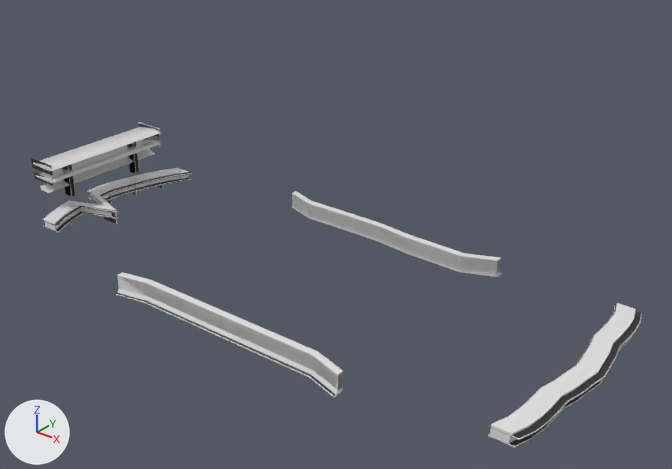
One commit to the glTF model veiculos/sketchfab/pecas/besouro/besouro_pecas.glb: the scene before it, then after it.
The view is the same before and after, from a 50 mm camera at (3.12, -3.69, 2.87) aimed at (0.15, 0.02, 0.57). Every picture has the same lights, and +X, +Y and +Z are marked at lower left. The older version comes first.

The scene before the commit, as lines of its bpy script (objects in view):
```python
me_bumper_front__lip = bpy.data.meshes.new('bumper_front__lip')
me_bumper_front__lip.from_pydata(...)  # 212 vertices, 420 faces; spans x 1.561..1.807, y -0.676..0.676, z 0.322..0.33
# faces by material slot: [304, 116]
me_bumper_front__lip.materials.append(mat_pintura)  # white #e7e7e7
me_bumper_front__lip.materials.append(mat_chassi)  # black #2c2c2d
me_saia__esportiva = bpy.data.meshes.new('saia__esportiva')
me_saia__esportiva.from_pydata(...)  # 612 vertices, 1208 faces; spans x -0.81..0.81, y -0.82..0.8, z 0.21..0.33
# faces by material slot: [1072, 136]
me_saia__esportiva.materials.append(mat_pintura)  # white #e7e7e7
me_saia__esportiva.materials.append(mat_chassi)  # black #2c2c2d
me_spoiler__medio = bpy.data.meshes.new('spoiler__medio')
me_spoiler__medio.from_pydata(...)  # 284 vertices, 546 faces; spans x -2.019..-1.81, y -0.463..0.467, z 0.345..0.552
# faces by material slot: [508, 38]
me_spoiler__medio.materials.append(mat_pintura)  # white #e7e7e7
me_spoiler__medio.materials.append(mat_chassi)  # black #2c2c2d
ob_bumper_front__lip = bpy.data.objects.new('bumper_front__lip', me_bumper_front__lip)
ob_bumper_front__lip.location = (0.0, 0.0, 0.0)
ob_saia__esportiva = bpy.data.objects.new('saia__esportiva', me_saia__esportiva)
ob_saia__esportiva.location = (0.0, 0.0, 0.0)
ob_spoiler__medio = bpy.data.objects.new('spoiler__medio', me_spoiler__medio)
ob_spoiler__medio.location = (0.0, 0.0, 0.0)
# also in view: 'spoiler__labio' at (-1.92, 0.0, 0.45); 'bumper_front__esportivo' at (1.68, 0.0, 0.31); 'saia__lisa' at (0.0, -0.01, 0.28); 'bumper_rear__esportivo' at (-1.75, 0.0, 0.27); 'spoiler__alto' at (-1.92, 0.0, 0.5)
```
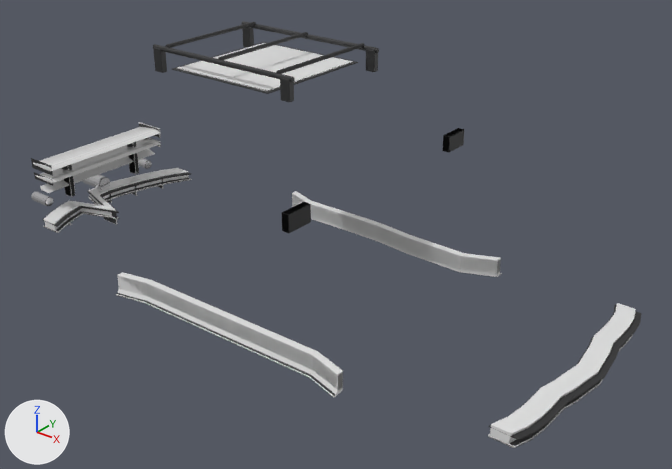
Changed parts and their boxes [x1, y1, x2, y2] in the pictures (672 x 469 px):
```json
{"object": "teto__solar", "change": "added", "after": [172, 42, 358, 94], "faces in mat_vidro (white #e7e7e7)": [177, 43, 352, 91], "faces in mat_chassi (black #2c2c2d)": [172, 42, 358, 94]}
{"object": "teto__bagageiro", "change": "added", "after": [153, 21, 379, 102], "on screen": "black"}
{"object": "retrovisor__preto", "change": "added", "after": [282, 128, 464, 233]}
{"object": "escapamento__duplo", "change": "added", "after": [31, 158, 152, 206], "faces in mat_cromo (white #e7e7ea)": [31, 158, 152, 206]}
{"object": "escapamento__central", "change": "added", "after": [82, 175, 110, 190], "faces in mat_cromo (white #e7e7ea)": [82, 175, 110, 189]}
```

The change, as JSON lines over the scene's bpy script:
```json
{"op": "add", "block": "mat_vidro", "code": ["mat_vidro = principled_material('vidro')", "mat_vidro.base_color = (0.8, 0.8, 0.8)  # white #e7e7e7", "mat_vidro.roughness = 0.35"]}
{"op": "add", "block": "mat_cromo", "code": ["mat_cromo = principled_material('cromo')", "mat_cromo.base_color = (0.8, 0.8, 0.82)  # white #e7e7ea", "mat_cromo.metallic = 1.0", "mat_cromo.roughness = 0.15"]}
{"op": "add", "block": "me_teto__solar", "code": ["me_teto__solar = bpy.data.meshes.new('teto__solar')", "me_teto__solar.from_pydata(...)  # 112 vertices, 216 faces; spans x -0.681..0.031, y -0.372..0.372, z 1.463..1.472", "# faces by material slot: [204, 12]", "me_teto__solar.materials.append(mat_chassi)  # black #2c2c2d", "me_teto__solar.materials.append(mat_vidro)  # white #e7e7e7"]}
{"op": "add", "block": "me_teto__bagageiro", "code": ["me_teto__bagageiro = bpy.data.meshes.new('teto__bagageiro')", "me_teto__bagageiro.from_pydata(...)  # 524 vertices, 1012 faces; spans x -0.83..0.18, y -0.369..0.369, z 1.425..1.588", "me_teto__bagageiro.materials.append(mat_chassi)  # black #2c2c2d"]}
{"op": "add", "block": "me_retrovisor__preto", "code": ["me_retrovisor__preto = bpy.data.meshes.new('retrovisor__preto')", "me_retrovisor__preto.from_pydata(...)  # 112 vertices, 216 faces; spans x 0.46..0.51, y -0.77..0.77, z 0.97..1.08", "me_retrovisor__preto.materials.append(mat_chassi)  # black #2c2c2d"]}
{"op": "add", "block": "me_escapamento__duplo", "code": ["me_escapamento__duplo = bpy.data.meshes.new('escapamento__duplo')", "me_escapamento__duplo.from_pydata(...)  # 384 vertices, 752 faces; spans x -2.096..-1.933, y -0.463..0.463, z 0.32..0.384", "# faces by material slot: [632, 120]", "me_escapamento__duplo.materials.append(mat_chassi)  # black #2c2c2d", "me_escapamento__duplo.materials.append(mat_cromo)  # white #e7e7ea"]}
{"op": "add", "block": "me_escapamento__central", "code": ["me_escapamento__central = bpy.data.meshes.new('escapamento__central')", "me_escapamento__central.from_pydata(...)  # 192 vertices, 376 faces; spans x -2.096..-1.893, y -0.048..0.048, z 0.304..0.4", "# faces by material slot: [316, 60]", "me_escapamento__central.materials.append(mat_chassi)  # black #2c2c2d", "me_escapamento__central.materials.append(mat_cromo)  # white #e7e7ea"]}
{"op": "add", "block": "ob_teto__solar", "code": ["ob_teto__solar = bpy.data.objects.new('teto__solar', me_teto__solar)", "ob_teto__solar.location = (0.0, 0.0, 0.0)"]}
{"op": "add", "block": "ob_teto__bagageiro", "code": ["ob_teto__bagageiro = bpy.data.objects.new('teto__bagageiro', me_teto__bagageiro)", "ob_teto__bagageiro.location = (0.0, 0.0, 0.0)"]}
{"op": "add", "block": "ob_retrovisor__preto", "code": ["ob_retrovisor__preto = bpy.data.objects.new('retrovisor__preto', me_retrovisor__preto)", "ob_retrovisor__preto.location = (0.0, 0.0, 0.0)"]}
{"op": "add", "block": "ob_escapamento__duplo", "code": ["ob_escapamento__duplo = bpy.data.objects.new('escapamento__duplo', me_escapamento__duplo)", "ob_escapamento__duplo.location = (0.0, 0.0, 0.0)"]}
{"op": "add", "block": "ob_escapamento__central", "code": ["ob_escapamento__central = bpy.data.objects.new('escapamento__central', me_escapamento__central)", "ob_escapamento__central.location = (0.0, 0.0, 0.0)"]}
```
